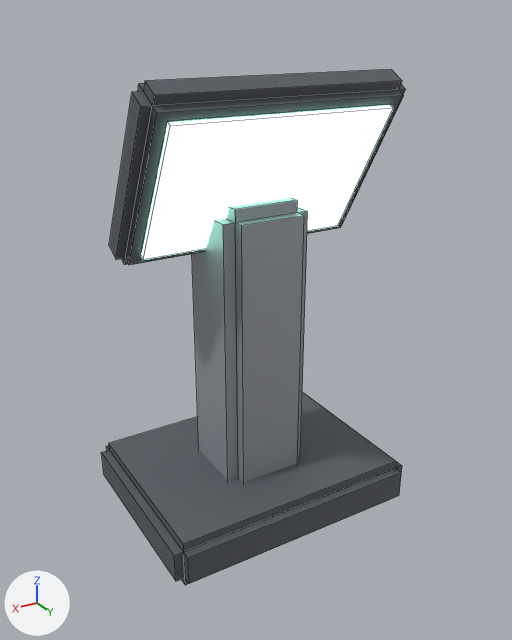
An edit to the FBX model Assets/_Project/Models/Props/log_terminal.fbx, drawn before and after from the same camera.
Both versions are drawn from a camera (50 mm lens) standing at (1.107, 1.891, 1.623) and looking at (0.016, 0.074, 0.714). The lights are fixed; the arrows at lower left show +X, +Y and +Z. The first picture is the older version. Mesh edges are drawn as thin lines. Where no turn or scale is listed for an object, it has been applied to the vertices.

Objects in the first picture: 'log_terminal'.
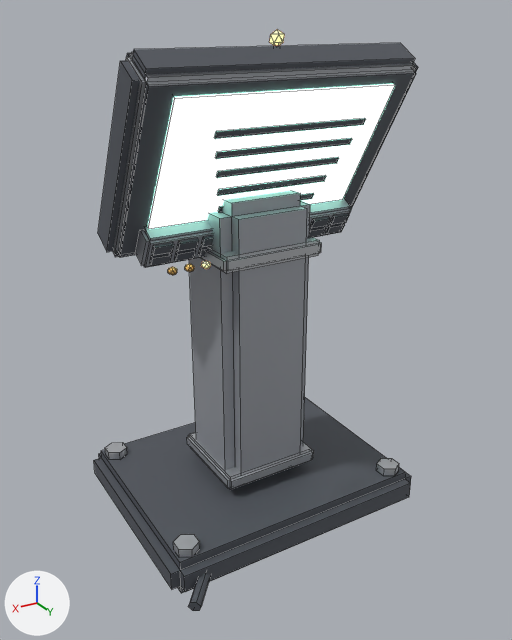
Where the change shows, as pixel boxes (x1, y1, x2, y2) in the pictures (512 x 640 px; the box of a moved part takes in the faces that stretch with it):
'log_terminal', reshaped (6% wider, 13% taller)
    before: (101, 69, 406, 585)
    after: (94, 29, 418, 611)
part 1 of me_log_terminal, added
    after: (376, 458, 399, 475)
part 2 of me_log_terminal, added
    after: (105, 442, 127, 459)
part 3 of me_log_terminal, added
    after: (173, 534, 200, 556)
part 4 of me_log_terminal, moved or reshaped
    before: (141, 105, 393, 260)
    after: (148, 84, 395, 229)
part 5 of me_log_terminal, added
    after: (201, 261, 211, 269)
part 6 of me_log_terminal, added
    after: (270, 29, 285, 45)
part 7 of me_log_terminal, added
    after: (185, 264, 194, 272)
part 8 of me_log_terminal, added
    after: (168, 267, 177, 275)
part 9 of me_log_terminal, rebuilt
    before: (101, 392, 402, 585)
    after: (94, 398, 411, 593)
part 10 of me_log_terminal, rebuilt
    before: (109, 69, 406, 265)
    after: (113, 52, 416, 253)
part 11 of me_log_terminal, rebuilt
    before: (192, 198, 308, 483)
    after: (189, 191, 310, 473)
part 12 of me_log_terminal, added
    after: (98, 43, 418, 273)
part 13 of me_log_terminal, added
    after: (187, 432, 314, 611)

The edits, one by one:
Material 'accent' (mat_accent) is new.
Its base color is (0.9, 0.5, 0.12) (orange #f3bc61).
Its roughness is 0.6.
Material 'steel' (mat_steel) is new.
Its base color is (0.62, 0.64, 0.67) (light grey #ced1d6).
Its metallic is 0.8.
Its roughness is 0.35.
Material 'glow_btn' (mat_glow_btn) is new.
Its base color is (1.0, 0.45, 0.2) (orange #ffb37c).
Its roughness is 0.4.
Its emission color is (1.0, 0.45, 0.2) (orange #ffb37c).
Its emission strength is 2.0.
me_log_terminal is used by ob_log_terminal; location (0.0, 0.0, 0.0).
me_log_terminal had 104 vertices, 96 faces and spanned x -0.45..0.45, y -0.35..0.35, z 0.0..1.475.
me_log_terminal now has 558 vertices, 499 faces and spans x -0.475..0.475, y -0.375..0.463, z 0.0..1.585.
me_log_terminal part 1: a new loose piece, a 6-sided cylinder along z spanning x -0.435..-0.365, y 0.26..0.34, z 0.115..0.145, in mat_steel (light grey #ced1d6).
me_log_terminal part 2: a new loose piece, a 6-sided cylinder along z spanning x 0.365..0.435, y -0.34..-0.26, z 0.115..0.145, in mat_steel (light grey #ced1d6).
me_log_terminal part 3: a new loose piece, a 6-sided cylinder along z spanning x 0.365..0.435, y 0.26..0.34, z 0.115..0.145, in mat_steel (light grey #ced1d6).
me_log_terminal part 4: the loose piece of 8 vertices spanning x -0.36..0.36, y -0.022..0.235, z 0.955..1.38 is scaled about its middle by (0.972, 0.917, 0.917), then moved by (0.0, 0.023, 0.083).
me_log_terminal part 5: a new loose piece, an icosphere of 20 faces spanning x 0.267..0.293, y 0.237..0.263, z 0.988..1.012, in mat_glow_btn (orange #ffb37c, glowing orange #ffb37c).
me_log_terminal part 6: a new loose piece, an icosphere of 20 faces spanning x -0.122..-0.078, y -0.021..0.021, z 1.535..1.585, in mat_glow_btn (orange #ffb37c, glowing orange #ffb37c).
me_log_terminal part 7: a new loose piece, an icosphere of 20 faces spanning x 0.317..0.343, y 0.237..0.263, z 0.988..1.012, in mat_accent (orange #f3bc61).
me_log_terminal part 8: a new loose piece, an icosphere of 20 faces spanning x 0.367..0.393, y 0.237..0.263, z 0.988..1.012, in mat_accent (orange #f3bc61).
me_log_terminal part 9: the loose piece of 32 vertices spanning x -0.45..0.45, y -0.35..0.35, z 0.0..0.16 is rebuilt with 32 vertices and now spans x -0.475..0.475, y -0.375..0.375, z 0.0..0.12.
me_log_terminal part 10: the loose piece of 32 vertices spanning x -0.425..0.425, y -0.137..0.237, z 0.925..1.475 is rebuilt with 32 vertices and now spans x -0.43..0.43, y -0.148..0.252, z 0.967..1.54, in mat_steel (light grey #ced1d6).
me_log_terminal part 11: the loose piece of 32 vertices spanning x -0.15..0.15, y -0.15..0.15, z 0.1..1.1 is rebuilt with 32 vertices and now spans x -0.16..0.16, y -0.15..0.15, z 0.12..1.12.
me_log_terminal part 12: 288 vertices added at x -0.45..0.45, y -0.165..0.256, z 0.925..1.547.
me_log_terminal part 13: 44 vertices added at x -0.175..0.464, y -0.165..0.463, z 0.021..0.205.
Other edits to the shape of me_log_terminal do not show in these pictures.
me_log_terminal gains material mat_steel (light grey #ced1d6).
me_log_terminal gains material mat_glow_btn (orange #ffb37c, glowing orange #ffb37c).
me_log_terminal gains material mat_accent (orange #f3bc61).
